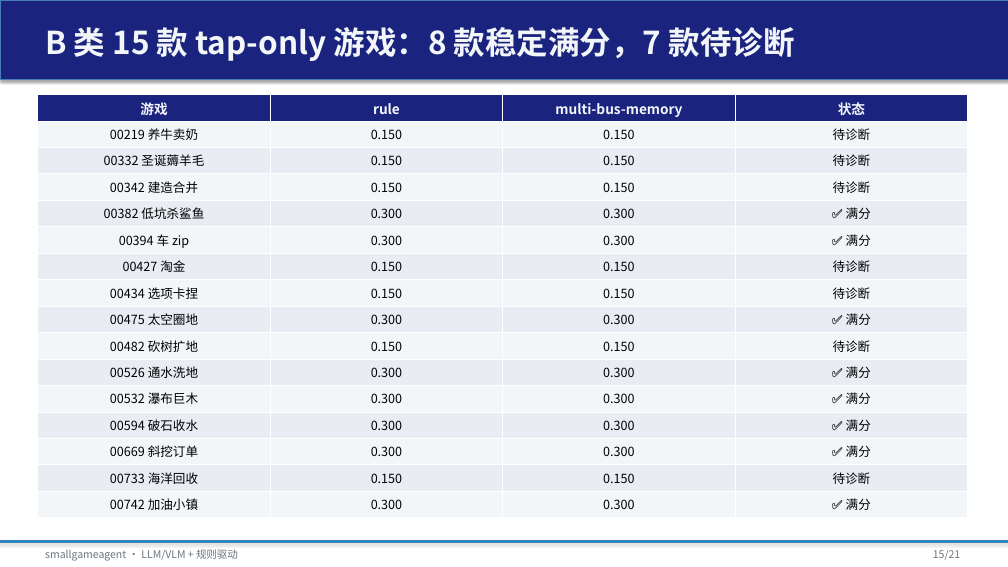
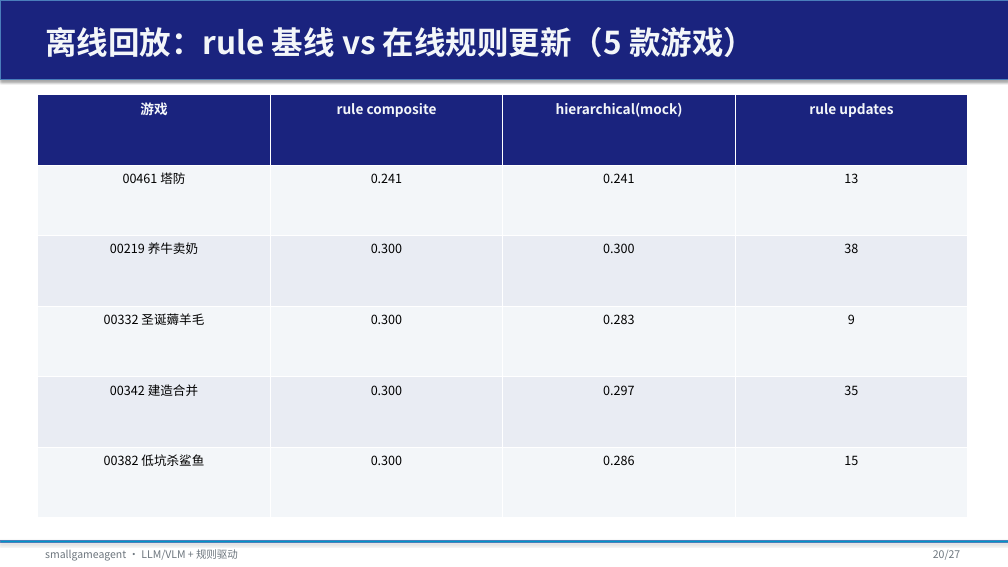
Before and after one commit to tzhazuma/smallgameagent, a slide deck: slide 20 of reports/smallgameagent_report.pptx (slide 15 before the commit). Drawn at 1008x567 pixels with LibreOffice and Linux fonts; fonts in the diff are those of the drawing. Boxes give left, top, right and bottom in pixels: in the first picture for what was removed or moved away, otherwise in the second. Text is boxed around its words. In the diff, an @@ line names an element or a change of style, - is before the commit and + after.

Commit message:
feat: offline replay harness, rule-update wiring, and refreshed report/PPT
- Add src/experiments/offline_replay.py for browser-free evaluation on
  processed-runs trajectories (state adapter, fake ctx, rule/hierarchical/api-rule).
- Fix RuleEngine/HierarchicalPlanner RuleParameters sharing so L2 param updates
  affect L0 in real time.
- Add exp_rule_update_mock.py and debug_l2_rule_update.py for wiring validation.
- Update multi-provider env example (.env.example) and .gitignore for games/,
  collected_datasets/.
- Refresh REPORT.md and EXPERIMENT_RESULTS.md with offline replay results.
- Regenerate PDF/PPT via scripts/generate_deliverables.py.

```diff
--- a/reports/smallgameagent_report.pptx
+++ b/reports/smallgameagent_report.pptx
@@ text at box(45, 27, 755, 57): text changed @@
-B 类 15 款 tap-only 游戏：8 款稳定满分，7 款待诊断
+离线回放：rule 基线 vs 在线规则更新（5 款游戏）
@@ table at box(38, 95, 969, 518) @@
-row 1: 游戏 | rule | multi-bus-memory | 状态
-row 2: 00219 养牛卖奶 | 0.150 | 0.150 | 待诊断
-row 3: 00332 圣诞薅羊毛 | 0.150 | 0.150 | 待诊断
-row 4: 00342 建造合并 | 0.150 | 0.150 | 待诊断
-row 5: 00382 低坑杀鲨鱼 | 0.300 | 0.300 | ✅ 满分
-row 6: 00394 车 zip | 0.300 | 0.300 | ✅ 满分
-row 7: 00427 淘金 | 0.150 | 0.150 | 待诊断
-row 8: 00434 选项卡捏 | 0.150 | 0.150 | 待诊断
-row 9: 00475 太空圈地 | 0.300 | 0.300 | ✅ 满分
-row 10: 00482 砍树扩地 | 0.150 | 0.150 | 待诊断
-row 11: 00526 通水洗地 | 0.300 | 0.300 | ✅ 满分
-row 12: 00532 瀑布巨木 | 0.300 | 0.300 | ✅ 满分
-row 13: 00594 破石收水 | 0.300 | 0.300 | ✅ 满分
-row 14: 00669 斜挖订单 | 0.300 | 0.300 | ✅ 满分
-row 15: 00733 海洋回收 | 0.150 | 0.150 | 待诊断
-row 16: 00742 加油小镇 | 0.300 | 0.300 | ✅ 满分
+row 1: 游戏 | rule composite | hierarchical(mock) | rule updates
+row 2: 00461 塔防 | 0.241 | 0.241 | 13
+row 3: 00219 养牛卖奶 | 0.300 | 0.300 | 38
+row 4: 00332 圣诞薅羊毛 | 0.300 | 0.283 | 9
+row 5: 00342 建造合并 | 0.300 | 0.297 | 35
+row 6: 00382 低坑杀鲨鱼 | 0.300 | 0.286 | 15
@@ text at box(933, 550, 960, 560): text changed @@
-15/21
+20/27
```
Also in this commit, not shown: 19 other slides changed, 7 slides added, 1 slide removed, 16 other files.
